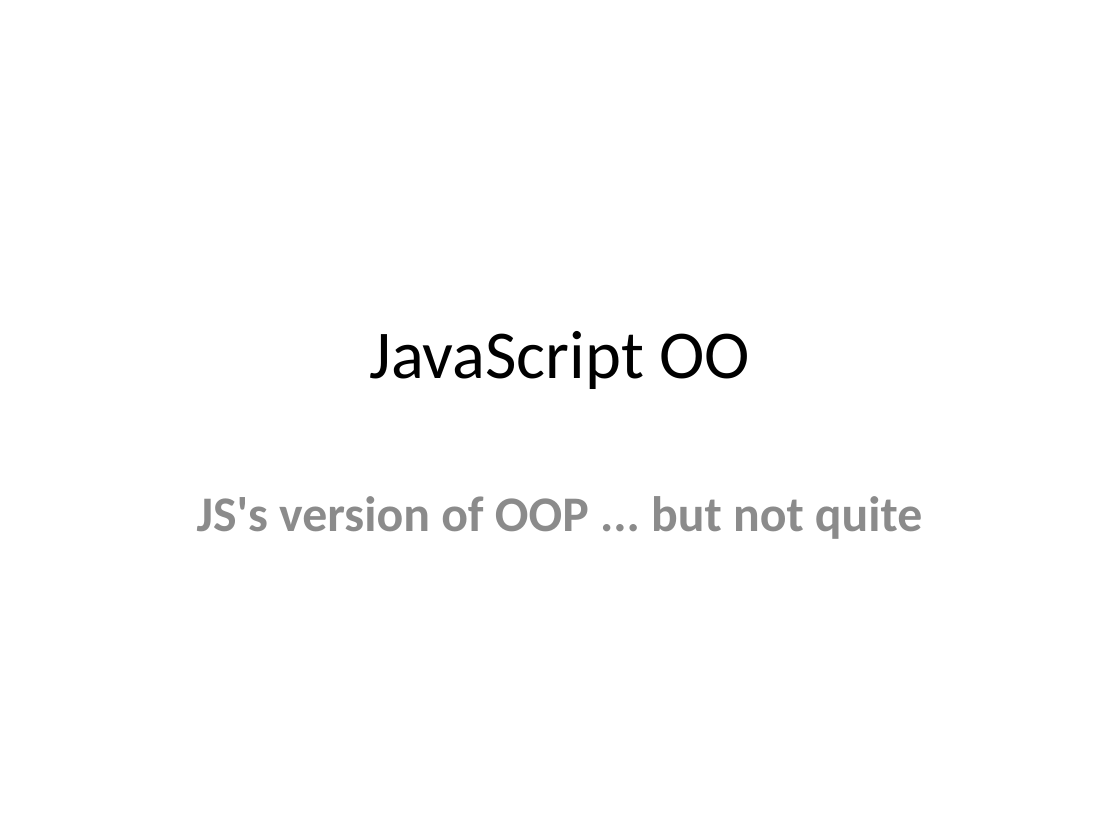
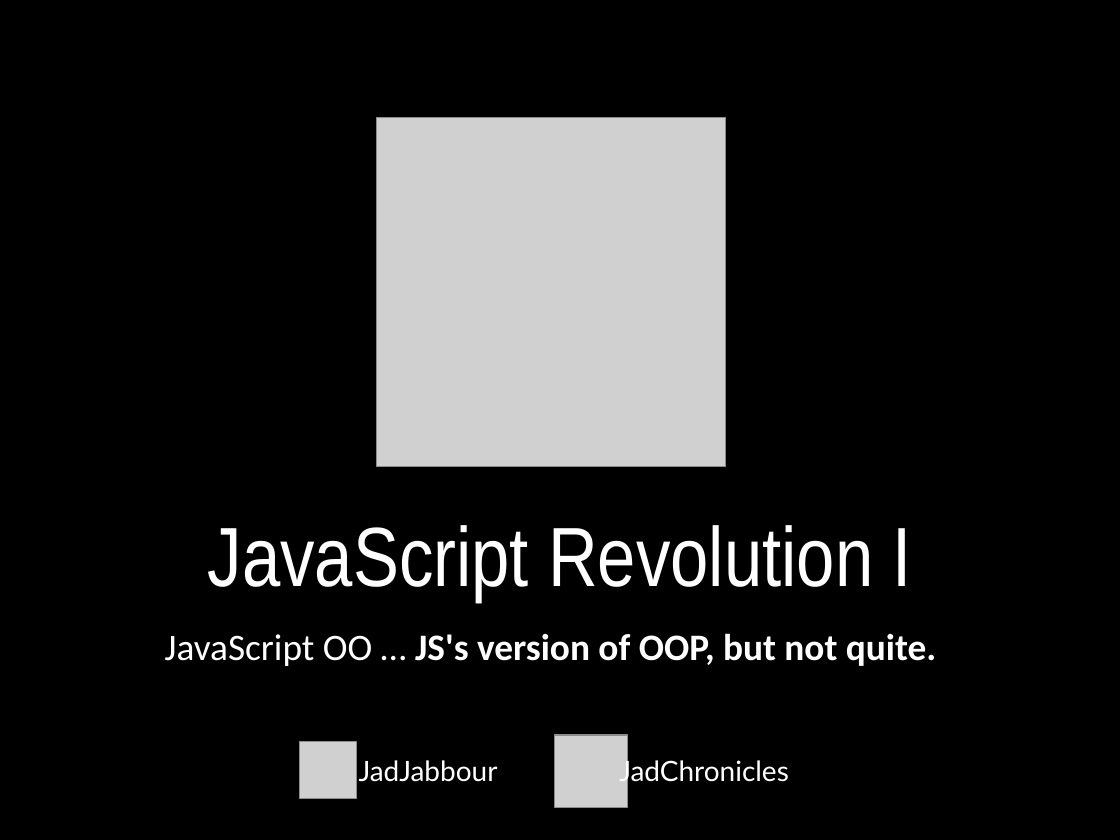
Before and after one commit to JadJabbour/JSOOWorkshop, a slide deck: slide 1 of JavaScript OO.pptx. Drawn at 1120x840 pixels with LibreOffice and Linux fonts; fonts in the diff are those of the drawing; grey boxes stand for pictures. Boxes give left, top, right and bottom in pixels: in the first picture for what was removed or moved away, otherwise in the second. Text is boxed around its words. In the diff, an @@ line names an element or a change of style, - is before the commit and + after.

```diff
--- a/JavaScript OO.pptx
+++ b/JavaScript OO.pptx
@@ background #FFFFFF to #000000 @@
@@ picture added at bbox=[376, 118, 726, 467] @@
@@ text removed at bbox=[369, 331, 750, 389] @@
-JavaScript OO
@@ text added at bbox=[208, 525, 912, 601], 54 pt, text #FFFFFF @@
+JavaScript Revolution I
@@ text at bbox=[165, 633, 936, 666]: text changed; size 32 to 24 pt; text colour #8B8B8B to #FFFFFF @@
-JS's version of OOP ... but not quite
+JavaScript OO … JS's version of OOP, but not quite.
@@ group added at bbox=[300, 735, 789, 808]: 2 pictures, 2 texts @@
+JadChronicles
+JadJabbour
```
Also in this commit, not shown: 16 other slides changed.
